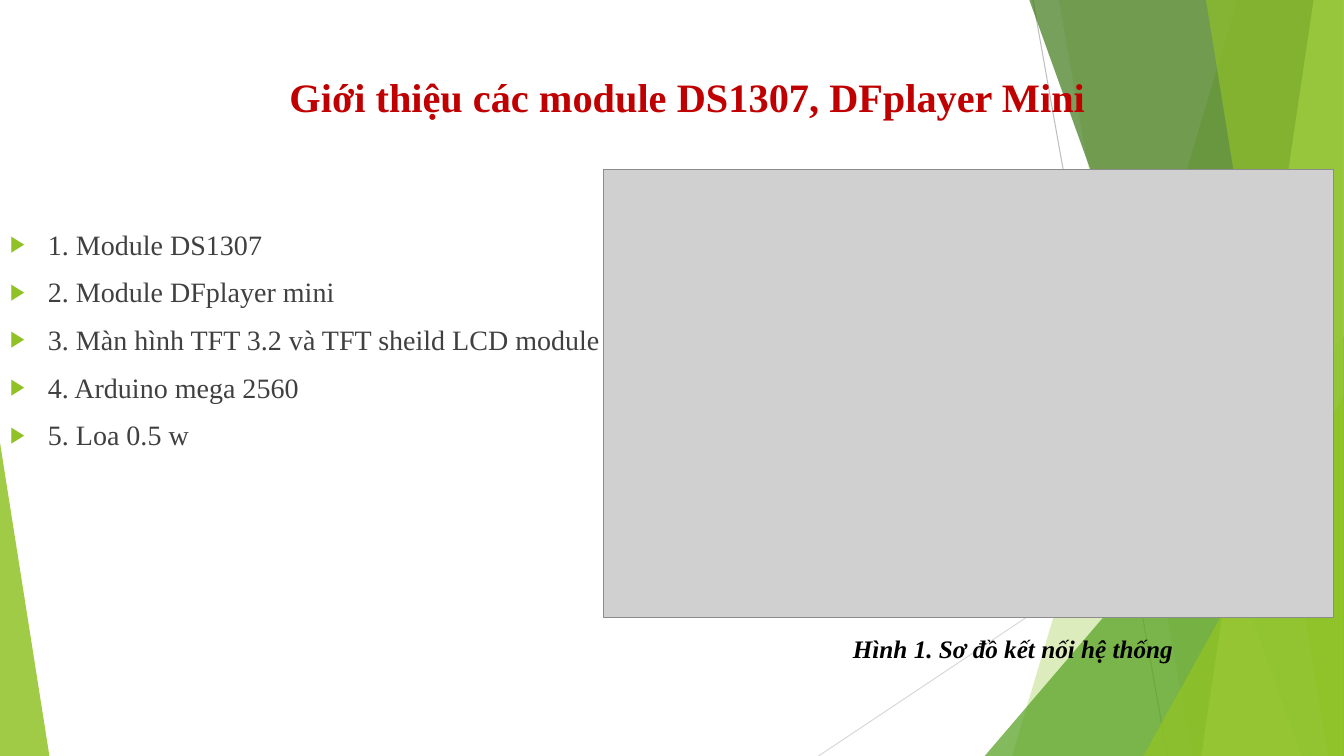
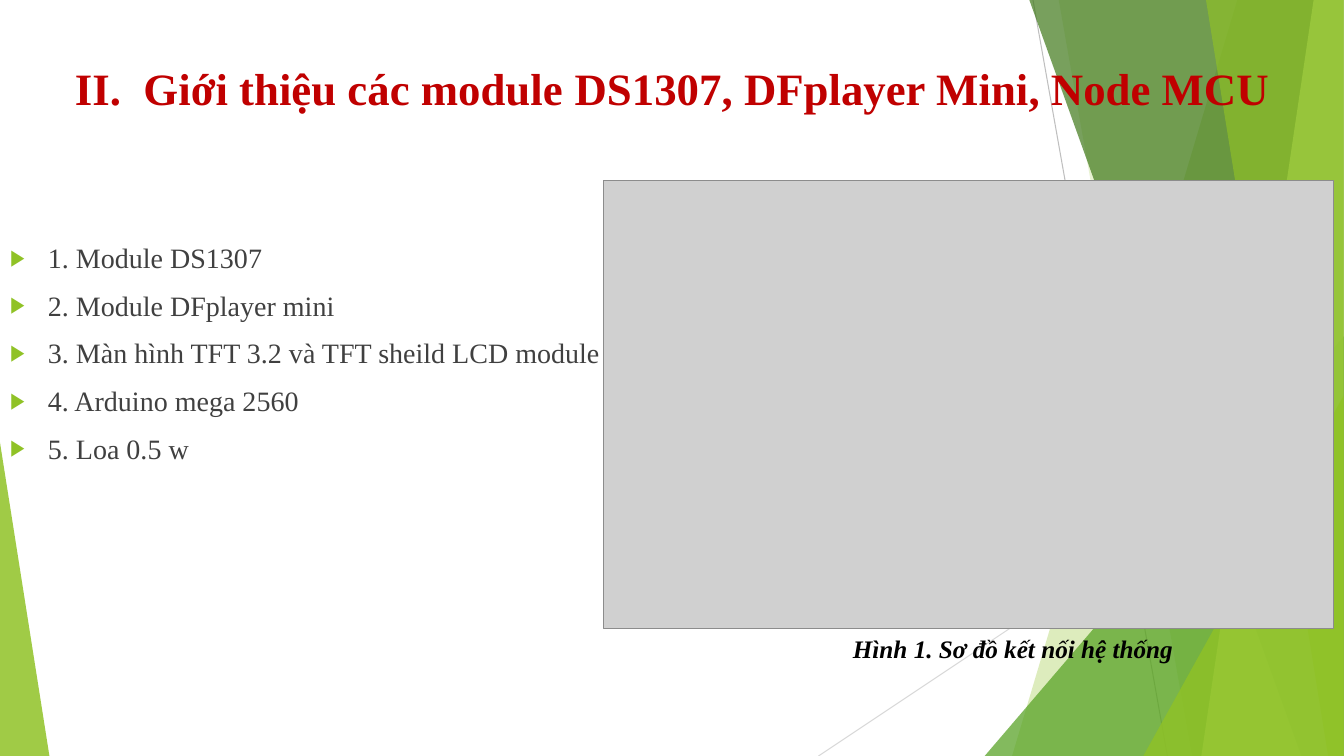
Before and after one commit to huynhlinh112/final, a slide deck: slide 5 of final.pptx. Drawn at 1344x756 pixels with LibreOffice and Linux fonts; fonts in the diff are those of the drawing; grey boxes stand for pictures. Boxes give left, top, right and bottom in pixels: in the first picture for what was removed or moved away, otherwise in the second. Text is boxed around its words. In the diff, an @@ line names an element or a change of style, - is before the commit and + after.

```diff
--- a/final.pptx
+++ b/final.pptx
@@ title at (75,71,1269,115): text changed; size 28.8 to 32 pt @@
-Giới thiệu các module DS1307, DFplayer Mini
+II. Giới thiệu các module DS1307, DFplayer Mini, Node MCU
@@ picture: place and size @@
-picture at (604,169,1334,618)
+picture at (604,180,1334,629)
@@ text "1. Module DS1307": place and size @@
-text "1. Module DS1307" at (48,235,599,446)
+text "1. Module DS1307" at (48,248,599,460)
```
Also in this commit, not shown: 12 other slides changed, 4 slides added.
